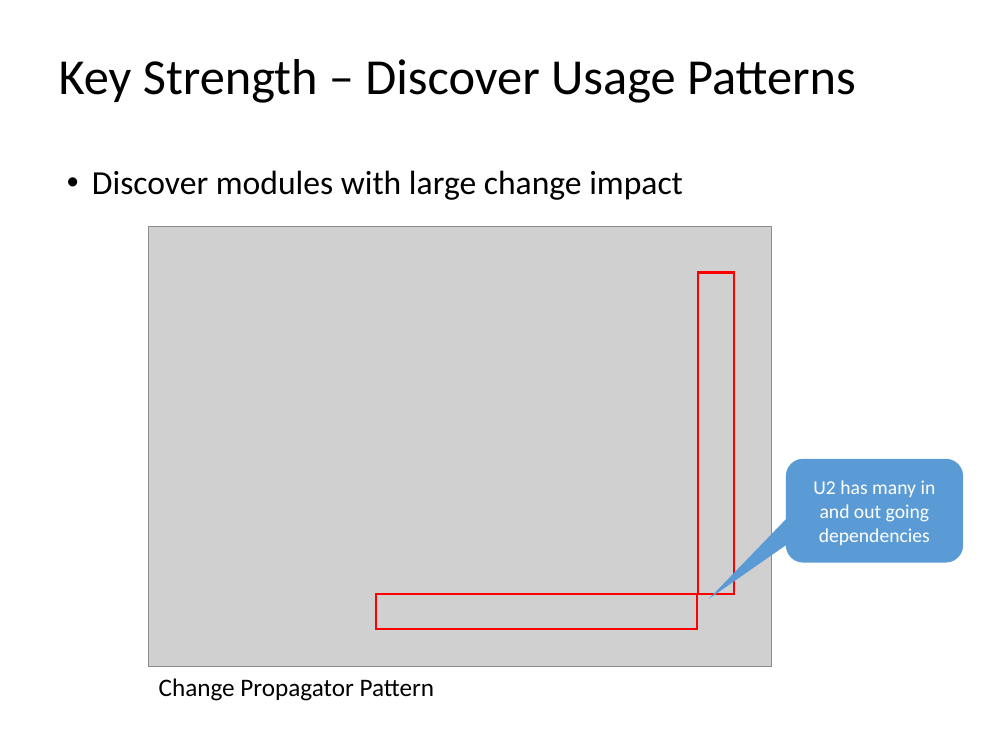
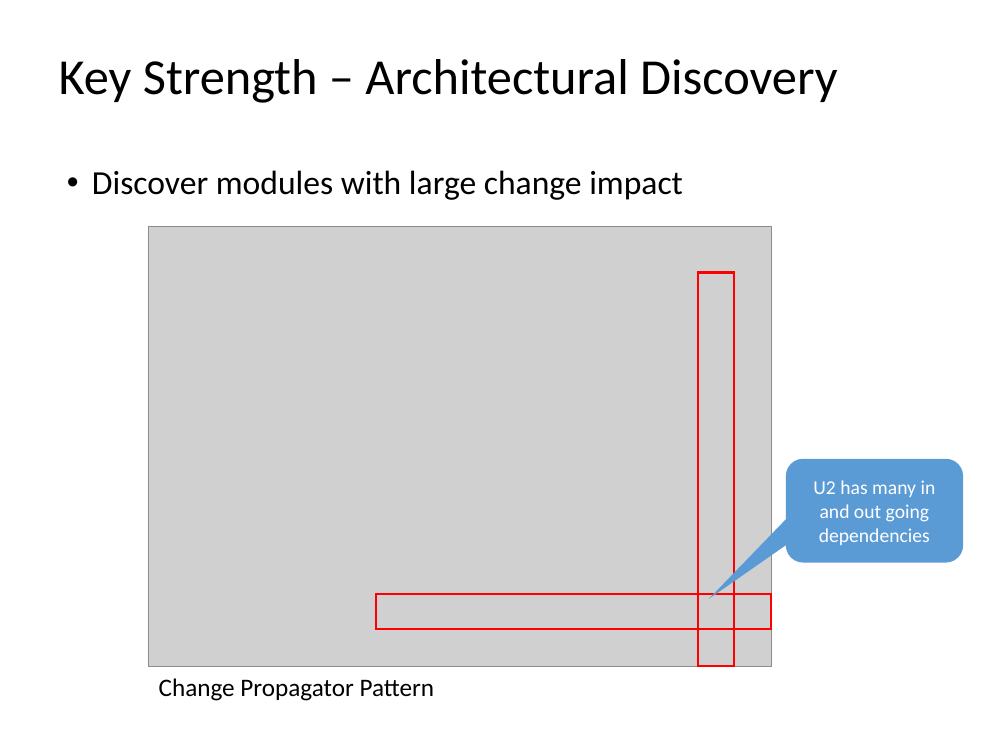
Before and after one commit to dsmsuite/dsmsuite.github.io, a slide deck: slide 26 of documents/DsmPresentation.pptx (slide 25 before the commit). Drawn at 1008x756 pixels with LibreOffice and Linux fonts; fonts in the diff are those of the drawing; grey boxes stand for pictures. Boxes give left, top, right and bottom in pixels: in the first picture for what was removed or moved away, otherwise in the second. Text is boxed around its words. In the diff, an @@ line names an element or a change of style, - is before the commit and + after.

```diff
--- a/documents/DsmPresentation.pptx
+++ b/documents/DsmPresentation.pptx
@@ text at bbox=[59, 59, 837, 103]: text changed @@
-Key Strength – Discover Usage Patterns
+Key Strength – Architectural Discovery
@@ rectangle: place and size @@
-rectangle at bbox=[698, 272, 734, 594]
+rectangle at bbox=[698, 272, 734, 666]
@@ rectangle: place and size @@
-rectangle at bbox=[376, 594, 697, 629]
+rectangle at bbox=[376, 594, 771, 629]
```
Also in this commit, not shown: 24 other slides changed, 20 slides added, 4 slides removed.
